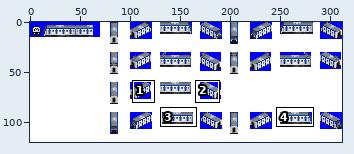
A sprite sheet gets an edit: src/metro/seoul_metro_1/381K_2ND.png. The picture above shows the old version from afar; the outline marks the close-up.
Close-up. Before:
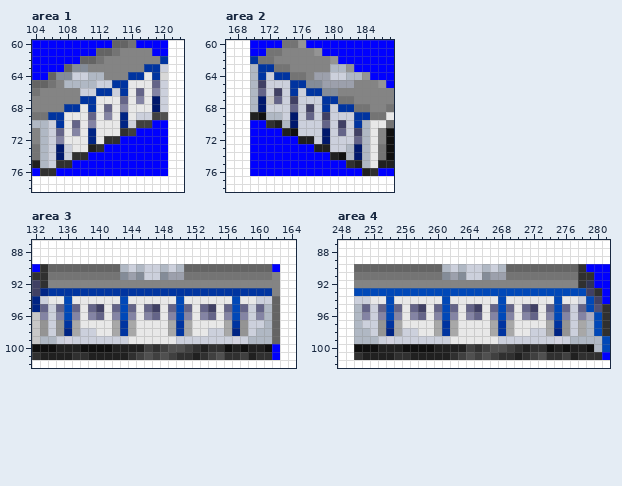
The file is 312x120 pixels. Colours within 5 levels of each other are drawn and written as one. Shown: area 1: x 104..122, y 60..78; area 2: x 167..187, y 60..78; area 3: x 132..164, y 87..102; area 4: x 248..281, y 87..102. The commit also changed other parts of the picture, which this record leaves out.
The result:
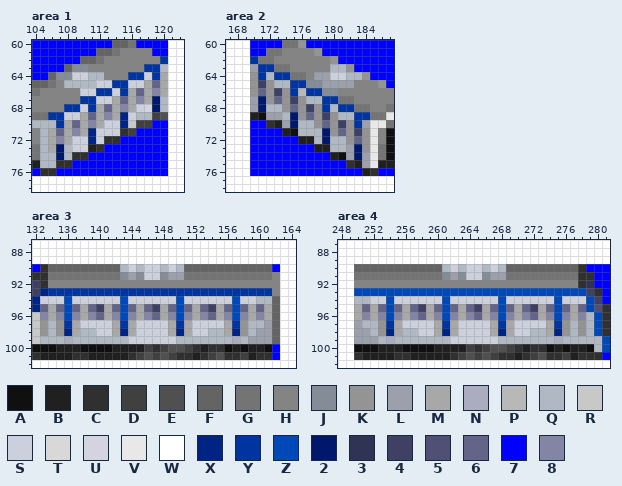
Palette (. is transparent): A #101010  B #202020  C #303030  D #404040  E #505050  F #646464  G #747474  H #848484  J #848c98  K #949494  L #9ca0ac  M #a8a8a8  N #acacc0  P #b8b8b8  Q #b0b8c4  R #c8c8c8  S #ccd0dc  T #d8d8d8  U #d4d4e0  V #e8e8e8  W #ffffff  X #002484  Y #0034a0  Z #0048b8  2 #00186c  3 #303454  4 #404064  5 #505074  6 #646488  7 #0000ff  8 #8484a4
Change:
Changed rows in their new state; - is an unchanged pixel.
Area 1:
first column x 106:
63 --------------Q
64 ------------S-M
65 ----------SSM-M
66 ----------M-M-M
67 ------SSM-M-M-Q
68 ----S-M-M-MSU-Q
69 --SSM-M-M-SQQ--
70 Q-M-M-MSS-R----
71 M-M-M-SSS------
72 M-MSS-S--------
73 M-QSS----------
74 Q-Q------------
75 Q--------------
Area 2:
first column x 170:
63 L--------------
64 K-Q------------
65 K-KQQ----------
66 K-K-K-P--------
67 L-K-K-KQQ------
68 L-QQK-K-K-Q----
69 --LLQ-K-K-KQQ--
70 ----L-QQK-K-K-L
71 ------QQQ-K-K-K
72 --------Q-QQK-K
73 ----------QQL-K
74 ------------L-L
75 --------------L
Area 3:
first column x 134:
 94 SS-SSSSSS-SSSSSS-SSSSSS-SSQQ
 95 M---M--M---M--M---M--M---M-M
 96 M---M--M---M--M---M--M---M-M
 97 Q---SSSS---SSSS---SSSS---QQL
 98 Q---QQSS-X-SSSS-X-SSQQ---QLL
 99 -QNQQQQQQQSSSSSSQQQQQQQNQLLL
Area 4:
first column x 250:
 94 QQSS-SSSSSS-SSSSSS-SSSSSS-SS--
 95 M-M---M--M---M--M---M--M---M--
 96 M-M---M--M---M--M---M--M---M-Q
 97 LQQ---SSSS---SSSS---SSSS---QK-
 98 LLQ---QQSS-X-SSSS-X-SSQQ---QK-
 99 LLLQNQQQQQQQSSSSSSQQQQQQQNQ---
Pixel boxes of the changes (left, top, right, bottom) in both close-ups:
changed: (48, 64, 168, 168)
changed: (250, 64, 370, 168)
changed: (48, 296, 272, 344)
changed: (354, 296, 594, 344)
